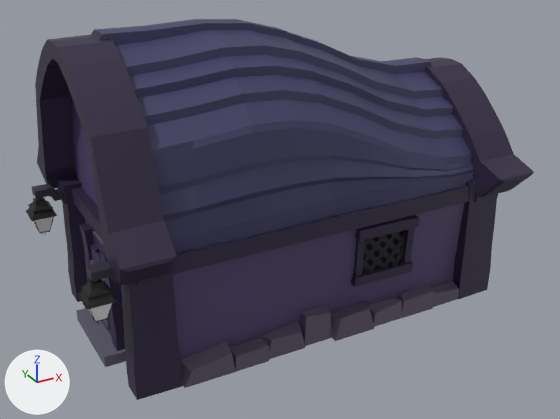
Before and after pictures for a commit that changed the FBX model GRKA - OpenWorld/Assets/---- GRKA ASSETS ----/Envolriment/_Mineradores/Ambiente/casa6.0.fbx.
Camera for both pictures: a 50 mm lens placed at (-56.4, -3.0, 59.1), pointed at (-7.2, 86.5, 14.4). Arrows for +X, +Y and +Z are at lower left; the lights stay in place. Where no turn or scale is listed for an object, it has been applied to the vertices. Vertices at the same position are counted once.

The first picture shows 'arco de entrada.002', 'casa.003', 'janela', 'negocinho feio.004', 'pedras.003'.
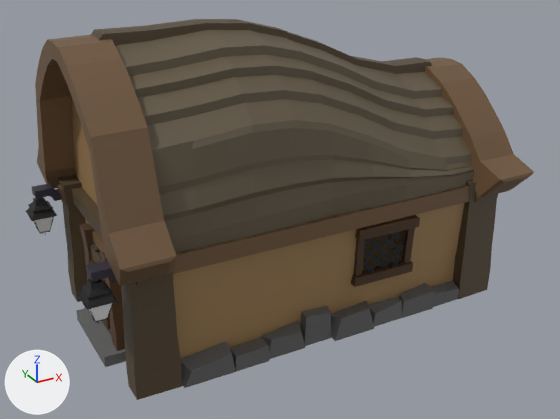
The newer file is also turned or shifted as a whole; pictures and numbers use the older file's frame.

Pixel boxes (x1, y1, x2, y2) of what changed, in the pictures (560 x 419 px):
part 1 of me_cube_030, built on
    after: (362, 230, 405, 271)
part 2 of me_cube_030, recoloured (purple to brown)
    both: (72, 99, 464, 359)
part 3 of me_cube_030, recoloured (blue to brown)
    both: (176, 185, 469, 255)
part 4 of me_cube_030, recoloured (blue to brown)
    both: (116, 30, 474, 253)
part 5 of me_cube_030, recoloured (blue to brown)
    both: (94, 19, 432, 74)
part 6 of me_cube_030, recoloured (purple to brown)
    both: (35, 35, 534, 285)
part 7 of me_cube_030, recoloured
    both: (57, 30, 498, 400)
'negocinho feio.004', unchanged, covered by the edit
    before: (26, 184, 118, 324)
    after: (86, 261, 117, 283)

What the commit changed:
Material 'casa' (mat_casa) is new.
Its base color is (0.342, 0.209, 0.0893) (brown #9e7e54).
Material 'madeira mais escura.002' (mat_madeira_mais_escura_002) is new.
Its base color is (0.0871, 0.0603, 0.0308) (brown #534531).
Material 'telha' (mat_telha) is new.
Its base color is (0.127, 0.0991, 0.0612) (brown #645946).
me_cube_030 is used by ob_casa_003; location (-5.5, 89.4, 12.2).
me_cube_030 had 810 vertices, 645 faces and spanned x -30.4..30.4, y -19.7..19.3, z -13.2..29.3.
me_cube_030 now has 1622 vertices, 1442 faces and spans x -30.4..30.4, y -19.7..19.3, z -13.2..29.3.
me_cube_030 part 1: 1 vertex moved from x 18.4, y 1.7, z 19.5 to x 18.5, y 1.8, z 19.3; 812 vertices added at x -29.9..29.9, y -19.4..19.0, z -13.1..29.1.
me_cube_030 part 2: 12 faces spanning x -26.0..26.0, y -14.7..14.7, z -13.2..25.8 switch from mat_casa_roxa_005 (dark purple #51456e) to mat_casa (brown #9e7e54).
me_cube_030 part 3: 4 faces spanning x -28.1..28.1, y -15.0..14.9, z 5.2..5.3 switch from mat_telhadoroxo_005 (dark blue #403e64) to mat_madeira (brown #70553b).
me_cube_030 part 4: 234 faces spanning x -26.0..26.0, y -15.2..15.2, z 3.3..28.4 switch from mat_telhadoroxo_005 (dark blue #403e64) to mat_telha (brown #645946).
me_cube_030 part 5: 60 faces spanning x -26.0..26.0, y -1.7..1.8, z 18.7..29.3 switch from mat_telhadoroxo_005 (dark blue #403e64) to mat_madeira_mais_escura_002 (brown #534531).
me_cube_030 part 6: 170 faces spanning x -30.4..30.4, y -19.7..19.3, z 2.8..28.6 switch from mat_madeira_roxa_mais_escura_007 (dark purple #2f2541) to mat_madeira (brown #70553b).
me_cube_030 part 7: 154 faces spanning x -28.6..28.6, y -15.8..15.8, z -13.2..29.2 switch from mat_madeira_roxa_mais_escura_007 (dark purple #2f2541) to mat_madeira_mais_escura_002 (brown #534531).
